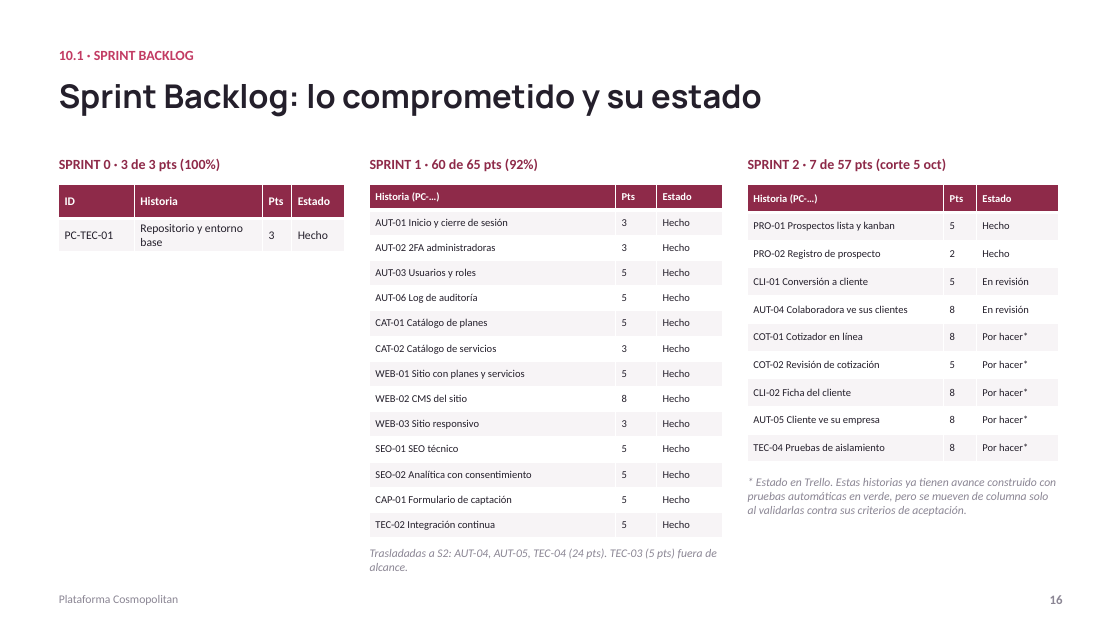
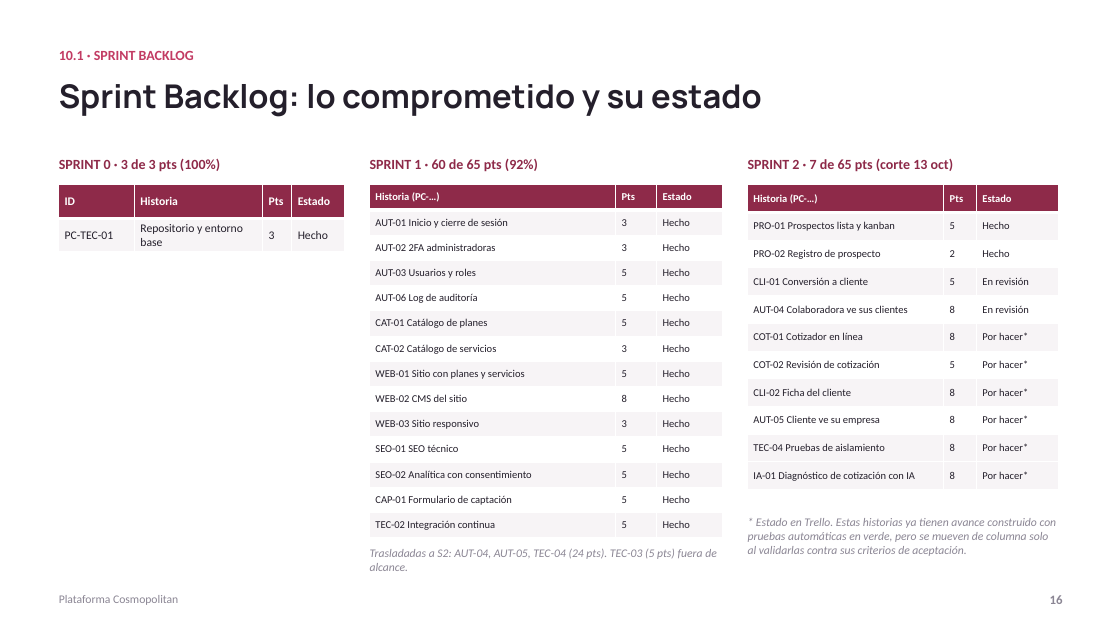
Before and after one commit to ChristianCuadra/capstone, a slide deck: slide 16 of Fase 2/Presentacion-Cosmopolitan.pptx. Drawn at 1120x630 pixels with LibreOffice and Linux fonts; fonts in the diff are those of the drawing. Boxes give left, top, right and bottom in pixels: in the first picture for what was removed or moved away, otherwise in the second. Text is boxed around its words. In the diff, an @@ line names an element or a change of style, - is before the commit and + after.

```diff
--- a/Fase 2/Presentacion-Cosmopolitan.pptx
+++ b/Fase 2/Presentacion-Cosmopolitan.pptx
@@ text at (748,159,954,172): text changed @@
-SPRINT 2 · 7 de 57 pts (corte 5 oct)
+SPRINT 2 · 7 de 65 pts (corte 13 oct)
@@ table at (748,185,1059,485) @@
+row 11: IA-01 Diagnóstico de cotización con IA | 8 | Por hacer*
@@ text "* Estado en Trello. Estas ...": place and size @@
-text "* Estado en Trello. Estas ..." at (748,478,1057,516)
+text "* Estado en Trello. Estas ..." at (748,518,1057,556)
```
Also in this commit, not shown: 7 other slides changed, 2 other files.
